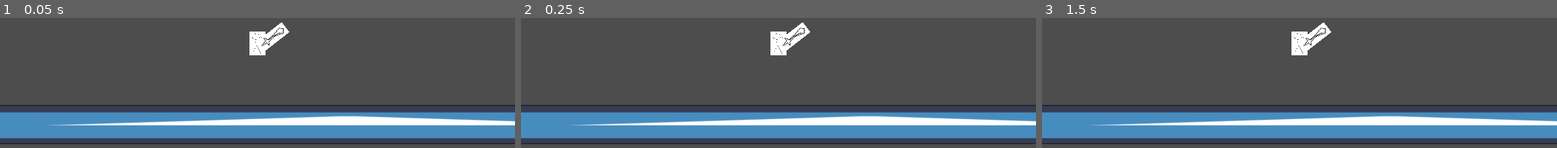
Above: before the commit, frames 1-3 (left to right).
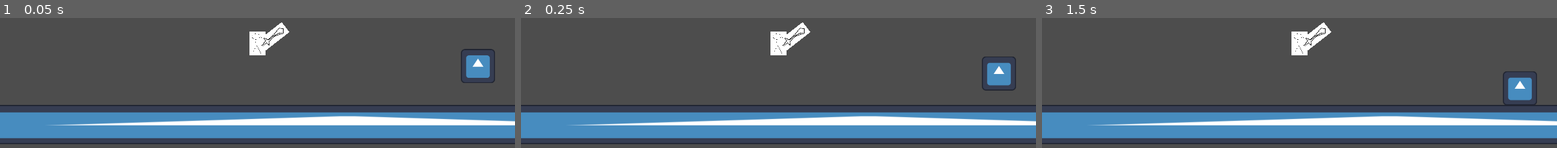
Above: after the commit, the same moments.

Repository: funny-man-jpg/Final-Project
Game: Godot game, scene res://main.tscn
The game is run twice, just before and just after one commit, with the same random seed, the same clock (stepped at 60 frames per second) and the same inputs. The engine's default icon, where the game draws it, is replaced by a stand-in: a white triangle on a blue panel in a dark square.
Inputs (mouse positions are in pixels of both pictures, inside the frame that each line leads up to):
- Up to frame 1 (0.05 s): no input
- Up to frame 2 (0.25 s): no input
- Up to frame 3 (1.5 s): move the mouse to (1412, 28) at 0.52 s; hold D (move_right) from 0.53 s (still down); click (1412, 28) at 0.6 s; tap W (jump) at 0.77 s; tap Enter at 1.25 s; move the mouse to (1196, 58) at 1.27 s; click (1196, 58) at 1.35 s

The runs differ from the first frame. In frame 1, 1.0% of the frame differs, in the area x 89-97%, y 23-50%; in frame 2, 1.0%; in frame 3, 1.0%.
Error in both runs: Invalid operands 'float' and 'Vector2' in operator '+'. (res://player.gd:25)

Commit message:
Added a dummy that jumps straight up when hit with the sword

Diff:
--- /dev/null
+++ b/Dummy.gd
@@ -0,0 +1,14 @@
+extends RigidBody2D
+
+
+# Called when the node enters the scene tree for the first time.
+func _ready():
+	pass # Replace with function body.
+
+func take_damage():
+	apply_central_impulse(Vector2(0, -1000))
+
+
+# Called every frame. 'delta' is the elapsed time since the previous frame.
+func _process(delta):
+	pass
--- a/HurtBox.gd
+++ b/HurtBox.gd
@@ -2,8 +2,8 @@
 extends Area2D
 
 func _init():
-	collision_layer = 2
-	collision_mask = 0
+	collision_layer = 0
+	collision_mask = 2
 
 func _ready() -> void:
 	connect("area_entered", self._on_area_entered)
--- /dev/null
+++ b/dummy.tscn
@@ -0,0 +1,28 @@
+[gd_scene load_steps=6 format=3 uid="uid://c7h0llx6x7q61"]
+
+[ext_resource type="Script" path="res://Dummy.gd" id="1_3y6vi"]
+[ext_resource type="Script" path="res://HurtBox.gd" id="2_7ovsq"]
+[ext_resource type="Texture2D" uid="uid://cctjkxg7tss4l" path="res://icon.svg" id="3_vlvly"]
+
+[sub_resource type="RectangleShape2D" id="RectangleShape2D_k5bju"]
+size = Vector2(120, 117)
+
+[sub_resource type="RectangleShape2D" id="RectangleShape2D_dwhne"]
+size = Vector2(130, 126)
+
+[node name="dummy" type="RigidBody2D"]
+script = ExtResource("1_3y6vi")
+
+[node name="HurtBox" type="Area2D" parent="."]
+script = ExtResource("2_7ovsq")
+
+[node name="CollisionShape2D" type="CollisionShape2D" parent="HurtBox"]
+position = Vector2(1, -2.5)
+shape = SubResource("RectangleShape2D_k5bju")
+
+[node name="Sprite2D" type="Sprite2D" parent="."]
+texture = ExtResource("3_vlvly")
+
+[node name="CollisionShape2D" type="CollisionShape2D" parent="."]
+position = Vector2(1, 0)
+shape = SubResource("RectangleShape2D_dwhne")
--- a/main.tscn
+++ b/main.tscn
@@ -1,6 +1,7 @@
-[gd_scene load_steps=3 format=3 uid="uid://5l1cpc7ivast"]
+[gd_scene load_steps=4 format=3 uid="uid://5l1cpc7ivast"]
 
 [ext_resource type="PackedScene" uid="uid://bmmoiannutw30" path="res://player.tscn" id="2_xoa5f"]
+[ext_resource type="PackedScene" uid="uid://c7h0llx6x7q61" path="res://dummy.tscn" id="3_hy427"]
 [ext_resource type="PackedScene" uid="uid://boo18xr6jo7cj" path="res://walls.tscn" id="3_jj8pa"]
 
 [node name="main" type="Node"]
@@ -13,3 +14,6 @@
 [node name="Walls" parent="." instance=ExtResource("3_jj8pa")]
 position = Vector2(1554, 1005)
 scale = Vector2(50, 1)
+
+[node name="dummy" parent="." instance=ExtResource("3_hy427")]
+position = Vector2(2016, 785)
--- a/player.tscn
+++ b/player.tscn
@@ -35,4 +35,3 @@
 
 [node name="sword" parent="." instance=ExtResource("3_84e25")]
 position = Vector2(35, -9)
-scale = Vector2(1, 1)
--- a/sword.tscn
+++ b/sword.tscn
@@ -6,6 +6,33 @@
 [sub_resource type="CapsuleShape2D" id="CapsuleShape2D_ciwkw"]
 radius = 47.0
 height = 160.0
+
+[sub_resource type="Animation" id="Animation_dh56r"]
+length = 0.001
+tracks/0/type = "value"
+tracks/0/imported = false
+tracks/0/enabled = true
+tracks/0/path = NodePath("Sprite2D:rotation")
+tracks/0/interp = 1
+tracks/0/loop_wrap = true
+tracks/0/keys = {
+"times": PackedFloat32Array(0),
+"transitions": PackedFloat32Array(1),
+"update": 0,
+"values": [0.908612]
+}
+tracks/1/type = "value"
+tracks/1/imported = false
+tracks/1/enabled = true
+tracks/1/path = NodePath("Sprite2D/HitBox/CollisionShape2D:disabled")
+tracks/1/interp = 1
+tracks/1/loop_wrap = true
+tracks/1/keys = {
+"times": PackedFloat32Array(0),
+"transitions": PackedFloat32Array(1),
+"update": 1,
+"values": [true]
+}
 
 [sub_resource type="Animation" id="Animation_8an24"]
 resource_name = "swing"
@@ -33,33 +60,6 @@
 "transitions": PackedFloat32Array(1, 1, 1),
 "update": 1,
 "values": [false, false, true]
-}
-
-[sub_resource type="Animation" id="Animation_dh56r"]
-length = 0.001
-tracks/0/type = "value"
-tracks/0/imported = false
-tracks/0/enabled = true
-tracks/0/path = NodePath("Sprite2D:rotation")
-tracks/0/interp = 1
-tracks/0/loop_wrap = true
-tracks/0/keys = {
-"times": PackedFloat32Array(0),
-"transitions": PackedFloat32Array(1),
-"update": 0,
-"values": [0.908612]
-}
-tracks/1/type = "value"
-tracks/1/imported = false
-tracks/1/enabled = true
-tracks/1/path = NodePath("Sprite2D/HitBox/CollisionShape2D:disabled")
-tracks/1/interp = 1
-tracks/1/loop_wrap = true
-tracks/1/keys = {
-"times": PackedFloat32Array(0),
-"transitions": PackedFloat32Array(1),
-"update": 1,
-"values": [true]
 }
 
 [sub_resource type="AnimationLibrary" id="AnimationLibrary_dbbo0"]
